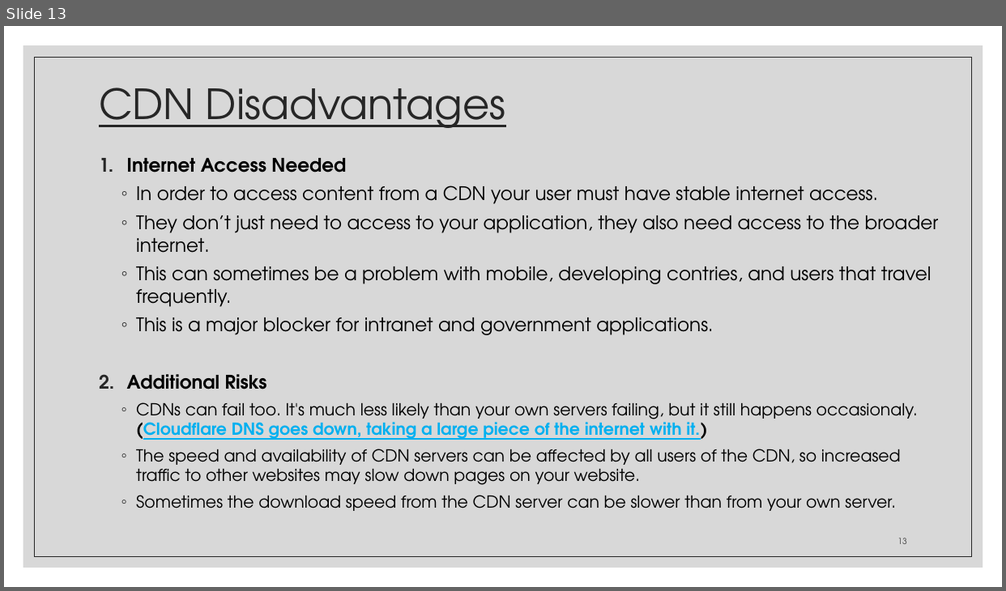
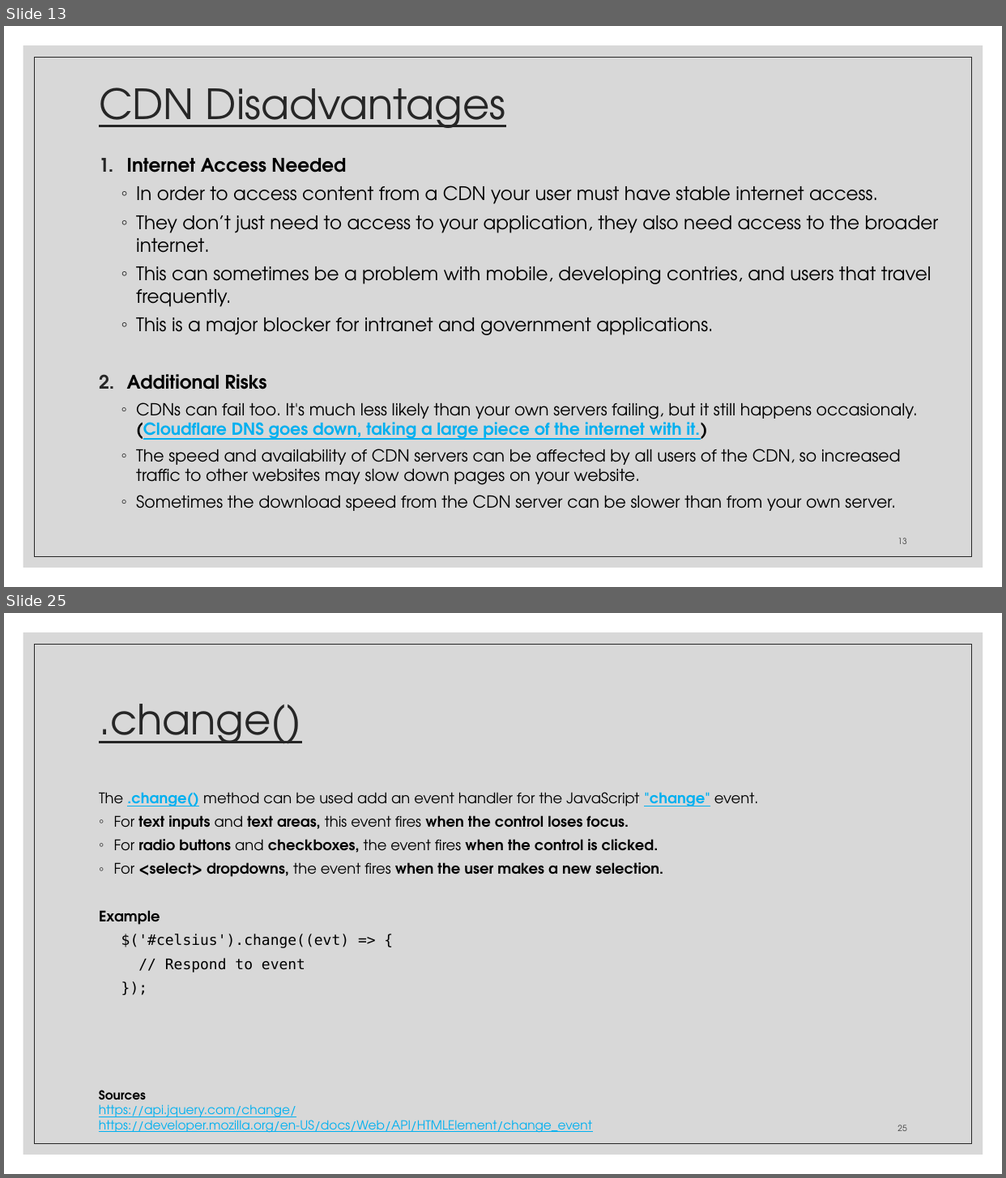
Before and after one commit to zackstotts/base-node-curriculum, a slide deck: unit_00/html_review/05 jQuery.pptx. Shown one above the other, each under a label of ours: slide 13 before the commit, slides 13 and 25 after it; the slides between them are not shown. The pictures are 1006x591 and 1006x1178 pixels, drawn with LibreOffice and Linux fonts; fonts in the diff are those of the drawing. Boxes give left, top, right and bottom in pixels: in the first picture for what was removed or moved away, otherwise in the second. Text is boxed around its words. In the diff, an @@ line names an element or a change of style, - is before the commit and + after.

Commit message:
jquery slides

```diff
--- a/unit_00/html_review/05 jQuery.pptx
+++ b/unit_00/html_review/05 jQuery.pptx
@@ slide 25 added at (4, 613, 1002, 1174), background #FFFFFF; not listed: 2 template elements that a slide beside it also shows @@
@@ title added at (99, 704, 301, 744), 40 pt, text #262626, underline @@
+.change()
@@ text added at (99, 792, 759, 973), 14 pt, text #000000, bold @@
+The .change() method can be used add an event handler for the JavaScript "change" event.
+◦ For text inputs and text areas, this event fires when the control loses focus.
+◦ For radio buttons and checkboxes, the event fires when the control is clicked.
+◦ For <select> dropdowns, the event fires when the user makes a new selection.
+Example
+  $('#celsius').change((evt) => {
+  // Respond to event
+  });
@@ text added at (99, 1090, 592, 1133), 12 pt, text #00B0F0, underline @@
+Sources
+https://api.jquery.com/change/
+https://developer.mozilla.org/en-US/docs/Web/API/HTMLElement/change_event
@@ page number added at (897, 1125, 906, 1131), 8 pt, text #404040 @@
+25
```
Also in this commit, not shown: 12 slides changed, 14 other slides added, 23 slides removed.
